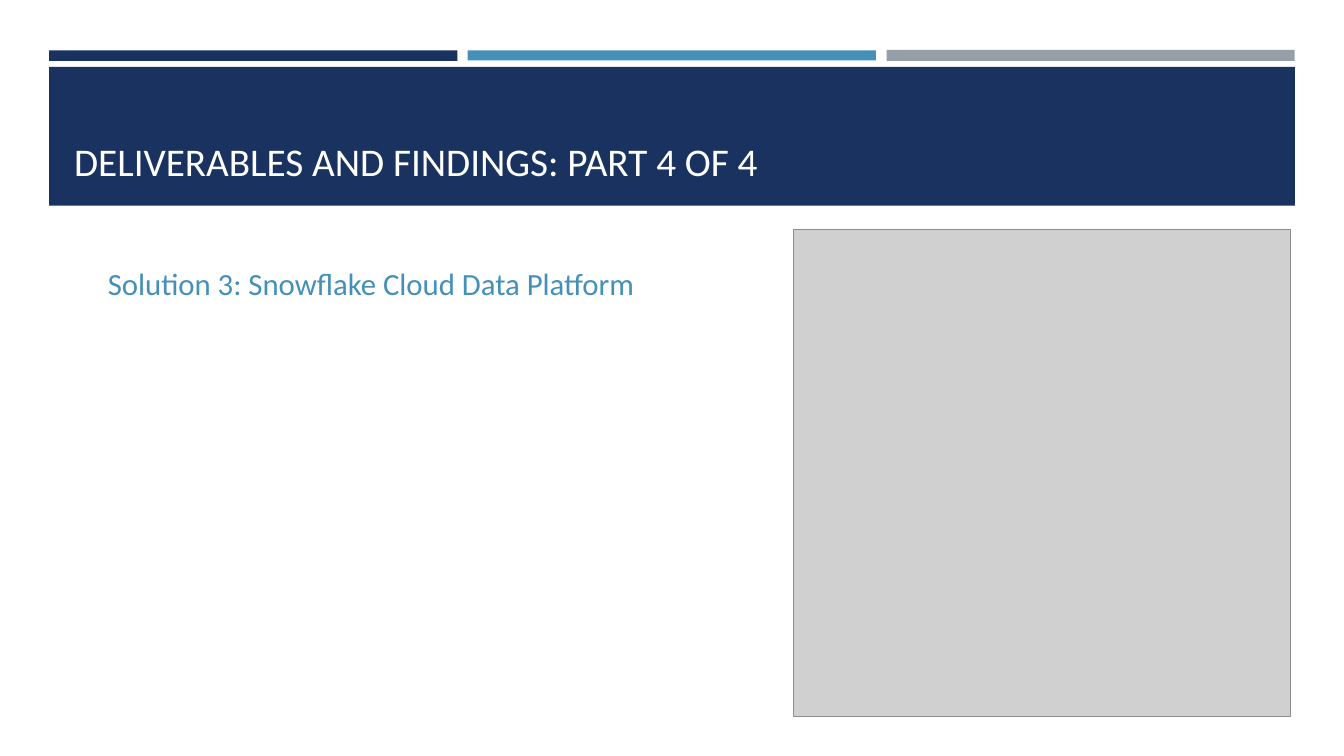
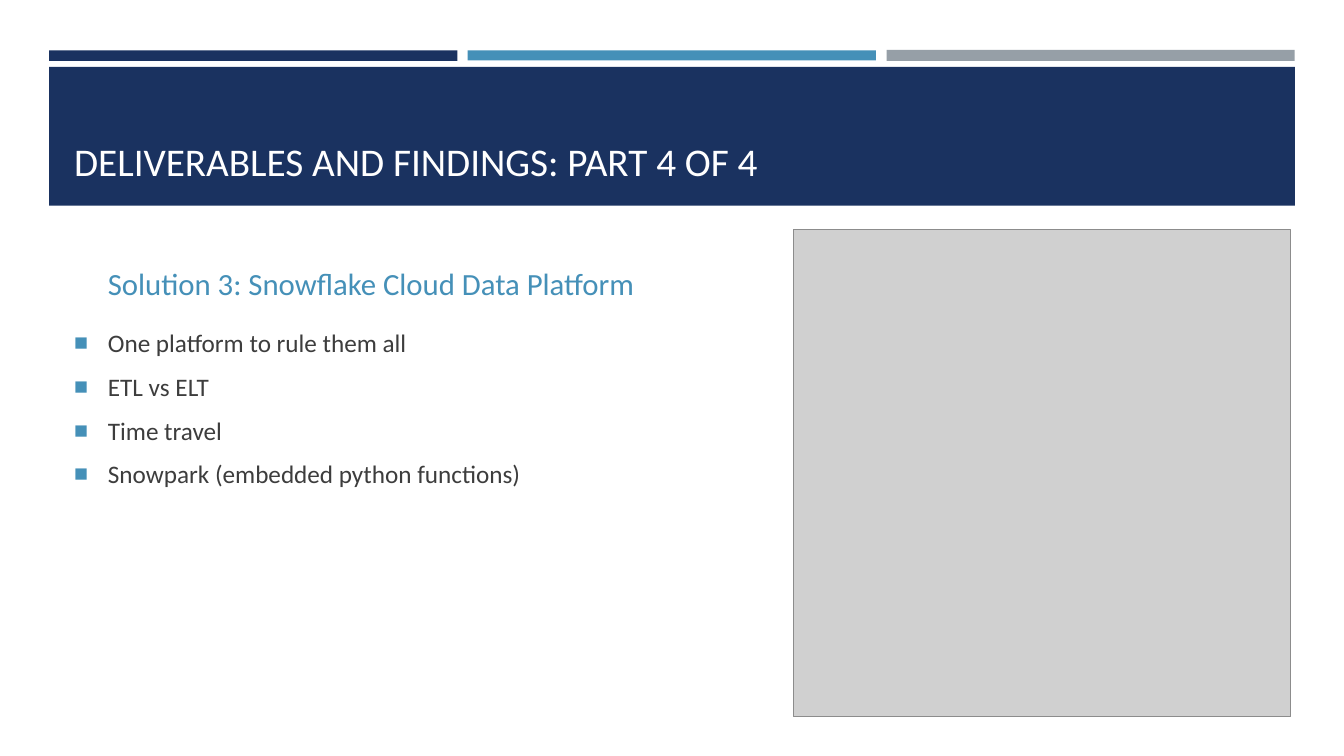
Before and after one commit to slidwell44/MIS6940_finalProject, a slide deck: slide 11 of docs/powerpoint/Class - WI Digital Transformation.pptx. Drawn at 1344x756 pixels with LibreOffice and Linux fonts; fonts in the diff are those of the drawing; grey boxes stand for pictures. Boxes give left, top, right and bottom in pixels: in the first picture for what was removed or moved away, otherwise in the second. Text is boxed around its words. In the diff, an @@ line names an element or a change of style, - is before the commit and + after.

```diff
--- a/docs/powerpoint/Class - WI Digital Transformation.pptx
+++ b/docs/powerpoint/Class - WI Digital Transformation.pptx
@@ text added at [108,334,520,487], 18 pt, text #3D3D3D @@
+■ One platform to rule them all
+■ ETL vs ELT
+■ Time travel
+■ Snowpark (embedded python functions)
```
Also in this commit, not shown: 9 other slides changed, 3 slides added.
